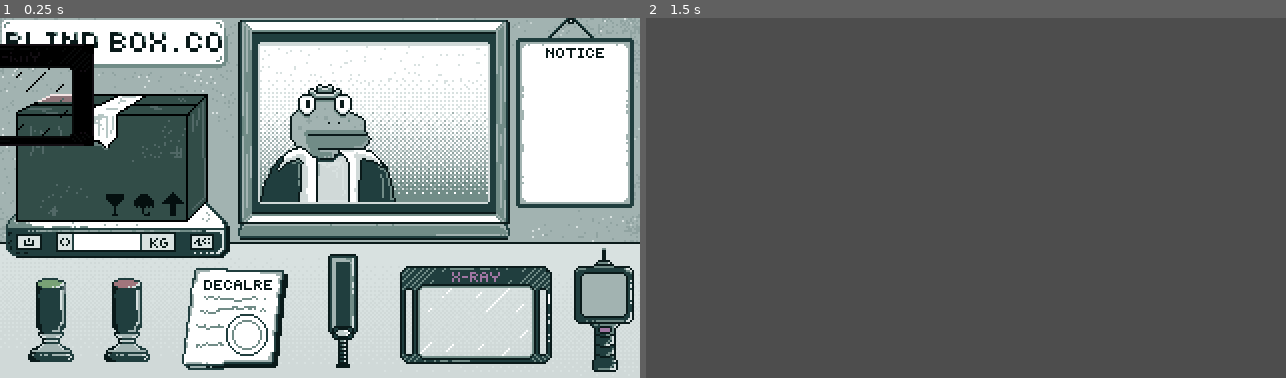
Above: before the commit, frames 1-2 (left to right).
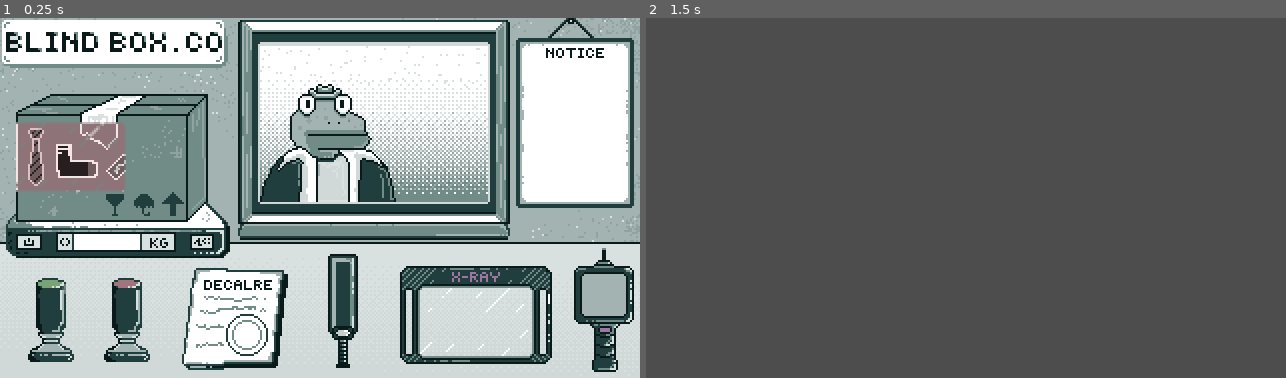
Above: after the commit, the same moments.

Repository: hkattt/blind-box-co
Game: Godot game, scene res://scenes/Main.tscn
Same seed, same stepped clock (60 frames per second), same inputs: the game is played once before the commit and once after it.
Inputs (mouse positions are in pixels of both pictures, inside the frame that each line leads up to):
- Up to frame 1 (0.25 s): no input
- Up to frame 2 (1.5 s): click "Approve" at 0.5 s; tap Enter at 1.25 s; move the mouse to (1106, 180) at 1.27 s; click (1106, 180) at 1.42 s

The runs differ from the first frame. In frame 1, 11% of the frame differs, in the area x 0-33%, y 7-57%; in frame 2, nothing differs.

Commit message:
More work on x-ray - still broken

Diff:
--- /dev/null
+++ b/src/scenes/Mask.gd
@@ -0,0 +1,21 @@
+class_name Mask extends Sprite2D
+
+func _process(_delta: float) -> void:
+	var v_masked_sprite:Node = get_parent()
+
+	if not v_masked_sprite is Sprite2D:
+		return
+
+	var v_masked_sprite_material:Material = v_masked_sprite.material
+	#if not v_masked_sprite_material is ShaderMaterial or v_masked_sprite_material.resource_name != "Gnumarus2DMaskShaderMaterial":
+		#v_masked_sprite.material = load('res://addons/Gnumarus2DMaskComponentAndShader/Gnumarus2DMaskShaderMaterial.tres').duplicate()
+
+	# ensures that the mask itself is not visible
+	self_modulate.a = 0.0
+
+	# sets all parameters every frame
+	v_masked_sprite_material.set_shader_parameter('m_mask_texture', texture)
+	v_masked_sprite_material.set_shader_parameter('m_viewport_size', get_viewport().size)
+	v_masked_sprite_material.set_shader_parameter('m_position', position)
+	v_masked_sprite_material.set_shader_parameter('m_rotation', rotation)
+	v_masked_sprite_material.set_shader_parameter('m_scale', scale)
--- a/src/scenes/Package.tscn
+++ b/src/scenes/Package.tscn
@@ -1,9 +1,19 @@
-[gd_scene load_steps=6 format=3 uid="uid://b1r18fokr1s5b"]
+[gd_scene load_steps=9 format=3 uid="uid://b1r18fokr1s5b"]
 
 [ext_resource type="Script" uid="uid://c34d8dnht5crp" path="res://scripts/PackageDisplay.gd" id="1_aio1h"]
 [ext_resource type="Texture2D" uid="uid://d2ynx83rtnaqg" path="res://assets/images/packages/package.png" id="2_1mkiv"]
 [ext_resource type="Texture2D" uid="uid://y1hn0c318fuw" path="res://assets/images/packages/package-x-ray.png" id="2_gx8m8"]
-[ext_resource type="Texture2D" uid="uid://co53pvskbed0a" path="res://assets/images/items/x-ray/x-ray-mask.png" id="3_gx8m8"]
+[ext_resource type="Shader" uid="uid://cq6m6vu7bgyfh" path="res://shaders/Mask.gdshader" id="3_yf8kg"]
+[ext_resource type="Texture2D" uid="uid://bl5k1q83ktf53" path="res://assets/images/items/x-ray/x-ray-mask-inverted.png" id="4_gx8m8"]
+[ext_resource type="Script" uid="uid://ypkomb03vlnh" path="res://scenes/Mask.gd" id="5_lloef"]
+
+[sub_resource type="ShaderMaterial" id="ShaderMaterial_fog64"]
+shader = ExtResource("3_yf8kg")
+shader_parameter/m_disable = false
+shader_parameter/m_rotation = 0.0
+shader_parameter/m_position = Vector2(0, 0)
+shader_parameter/m_viewport_size = Vector2(1, 1)
+shader_parameter/m_scale = Vector2(1, 1)
 
 [sub_resource type="RectangleShape2D" id="RectangleShape2D_aio1h"]
 size = Vector2(63, 42)
@@ -18,14 +28,17 @@
 
 [node name="Sprite2D" type="Sprite2D" parent="."]
 texture_filter = 3
+material = SubResource("ShaderMaterial_fog64")
 position = Vector2(48, 32)
 texture = ExtResource("2_1mkiv")
+
+[node name="Mask" type="Sprite2D" parent="Sprite2D"]
+position = Vector2(-7, -2)
+texture = ExtResource("4_gx8m8")
+script = ExtResource("5_lloef")
 
 [node name="CollisionShape2D" type="CollisionShape2D" parent="." groups=["Packages"]]
 position = Vector2(43, 34)
 shape = SubResource("RectangleShape2D_aio1h")
 
-[node name="Mask" type="Sprite2D" parent="."]
-texture = ExtResource("3_gx8m8")
-
 [connection signal="area_entered" from="." to="." method="_on_area_entered"]
--- a/src/scripts/PackageDisplay.gd
+++ b/src/scripts/PackageDisplay.gd
@@ -1,9 +1,7 @@
 extends Node2D
 
 @onready var sprite: Sprite2D = $Sprite2D
-@onready var mask: Sprite2D = $Mask
-
-var shader: Shader = preload("res://shaders/Package.gdshader")
+@onready var mask: Sprite2D = $Sprite2D/Mask
 var xray: Area2D
 
 func set_xray(_xray: Area2D):
@@ -11,11 +9,4 @@
 
 func load_package(package_data: PackageData):
 	sprite.texture = package_data.image
-	var shader_material: ShaderMaterial = ShaderMaterial.new()
-	shader_material.shader = shader
-	sprite.material = shader_material
-
-func _process(_delta: float) -> void:
-	sprite.material.set_shader_parameter("mask_texture", mask.texture)
-	sprite.material.set_shader_parameter("mask_position", mask.global_position / Vector2(get_viewport().size))
-	sprite.material.set_shader_parameter("mask_size", mask.texture.get_size() / Vector2(get_viewport().size))
+	#mask.global_position = xray.global_position
--- /dev/null
+++ b/src/shaders/Mask.gdshader
@@ -0,0 +1,56 @@
+shader_type canvas_item;
+
+uniform bool m_disable = false;
+uniform float m_rotation = 0.0;
+uniform vec2 m_position = vec2(0.0,0.0);
+//uniform vec2 v_viewport_aspect_ratio = vec2(1.0,1.0);
+uniform vec2 m_viewport_size = vec2(1.0,1.0);
+uniform vec2 m_scale = vec2(1.0,1.0);
+uniform sampler2D m_mask_texture;
+//uniform vec2 v_masked_texture_size = vec2(1.0,1.0);
+//uniform vec2 v_mask_texture_size = vec2(1.0,1.0);
+
+vec2 rotate_uv(vec2 puv, vec2 ppivot, float protation) {
+    float vcosa = cos(protation);
+    float vsina = sin(protation);
+    puv -= ppivot;
+    return vec2(
+        vcosa * puv.x - vsina * puv.y,
+        vcosa * puv.y + vsina * puv.x
+    ) + ppivot;
+}
+
+vec2 scale_uv(vec2 p_uv, vec2 p_proportion, vec2 p_scale){
+	p_uv -= vec2(0.5,0.5);
+	p_uv /= p_proportion * p_scale;
+	p_uv += vec2(0.5,0.5);
+	return p_uv;
+}
+
+void fragment() {
+	if(!m_disable){
+		vec2 v_mask_uv = UV;
+		vec2 v_masked_texture_size = vec2(textureSize(TEXTURE, 0));
+		vec2 v_mask_texture_size = vec2(textureSize(m_mask_texture, 0));
+		vec2 v_mask_to_parent_proportion = v_mask_texture_size / v_masked_texture_size;
+
+		float v_viewport_min_side_size = min(m_viewport_size.x, m_viewport_size.y);
+		vec2 v_viewport_aspect_ratio = m_viewport_size / vec2(v_viewport_min_side_size, v_viewport_min_side_size);
+
+		float v_mask_y_to_viewport_y_proportion = m_viewport_size.y / v_mask_texture_size.y;
+
+		vec2 v_offset = v_mask_to_parent_proportion * SCREEN_PIXEL_SIZE * m_position * v_viewport_aspect_ratio * v_mask_y_to_viewport_y_proportion;
+
+		v_mask_uv -= v_offset;
+		v_mask_uv = rotate_uv(v_mask_uv, vec2(0.5,0.5), -m_rotation);
+
+		v_mask_uv = scale_uv(v_mask_uv, v_mask_to_parent_proportion, m_scale);
+
+		vec4 v_mask_color = texture(m_mask_texture, v_mask_uv);
+		vec4 v_masked_color = texture(TEXTURE, UV);
+		float v_final_alpha = clamp(v_masked_color.a - v_mask_color.a, 0.0, 1.0);
+
+		COLOR.rgb = v_masked_color.rgb;
+		COLOR.a = v_final_alpha;
+	}
+}
--- a/src/shaders/Package.gdshader
+++ /dev/null
@@ -1,17 +0,0 @@
-shader_type canvas_item;
-
-uniform sampler2D mask_texture : hint_default_white;
-uniform vec2 mask_position;
-uniform vec2 mask_size;
-
-void fragment() {
-    vec2 uv = (SCREEN_UV - mask_position) / mask_size;
-    vec4 mask = texture(mask_texture, uv);
-
-    // Only show where the mask alpha is > 0.5
-    if (mask.a < 0.5) {
-        discard;
-    }
-
-    COLOR = texture(TEXTURE, UV) * COLOR;
-}
Binary file added: src/assets/images/items/x-ray/x-ray-mask-inverted.png
Not shown, added: src/assets/images/items/x-ray/x-ray-mask-inverted.png.import
Not shown, added: src/scenes/Mask.gd.uid
Renamed: src/shaders/Package.gdshader.uid -> src/shaders/Mask.gdshader.uid
